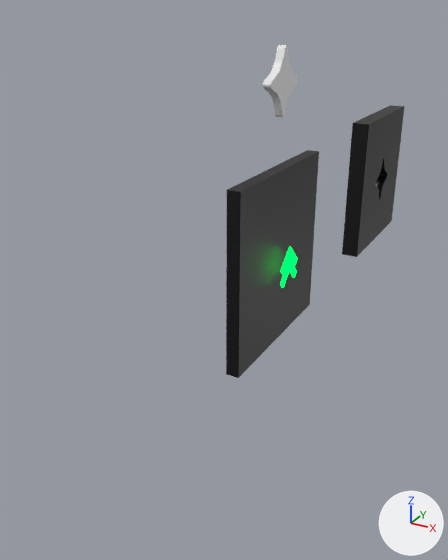
One commit to the Blender file assets/plasma_emojis.blend: the scene before it, then after it.
Camera for both pictures: a camera (50 mm lens) standing at (17.1, -38.7, 21.4) and looking at (-4.1, -0.3, 2.2). Arrows for +X, +Y and +Z are at lower right; the lights stay in place. The first picture is the older version.

The scene before the commit, as lines of its bpy script (objects in view):
```python
mat_material_007 = emission_material('Material.007')
mat_material_007.base_color = (0.0, 1.0, 0.0792)  # green #00ff50
mat_material_007.strength = 2.492
me_cube_007 = bpy.data.meshes.new('Cube.007')
me_cube_007.from_pydata(...)  # 408 vertices, 208 faces; spans x -1.0..1.0, y -1.0..1.0, z -1.0..1.0
me_cube_007.materials.append(mat_material_004)  # black #000000
me_cube_008 = bpy.data.meshes.new('Cube.008')
me_cube_008.from_pydata(...)  # a box spanning x -1.0..1.0, y -1.0..1.0, z -1.0..1.0
me_cube_008.materials.append(mat_material_004)  # black #000000
me_cube_009 = bpy.data.meshes.new('Cube.009')
me_cube_009.from_pydata(...)  # 204 vertices, 106 faces; spans x -1.0..1.0, y -1.01..5.87, z -1.0..1.0
me_cube_009.materials.append(mat_material_007)  # green #00ff50
me_cube_011 = bpy.data.meshes.new('Cube.011')
me_cube_011.from_pydata(...)  # 204 vertices, 106 faces; spans x -1.0..1.0, y -1.01..5.87, z -1.0..1.0
me_cube_011.materials.append(mat_material_007)  # green #00ff50
ob_cube_001 = bpy.data.objects.new('Cube.001', me_cube_007)
ob_cube_001.location = (0.0, 25.0, 5.06)
ob_cube_001.scale = (0.776, 6.53, 6.53)
ob_cube_002 = bpy.data.objects.new('Cube.002', me_cube_008)
ob_cube_002.location = (0.0, 0.0, 4.79)
ob_cube_002.scale = (0.477, 6.53, 6.53)
ob_cube_003 = bpy.data.objects.new('Cube.003', me_cube_009)
ob_cube_003.location = (1.14, -0.54, 4.9)
ob_cube_003.rotation_euler = (-0.785, 0.0, 0.0)  # degrees (-45, 0, 0)
ob_cube_003.scale = (0.0636, 0.292, 1.0)
ob_cube_004 = bpy.data.objects.new('Cube.004', me_cube_011)
ob_cube_004.location = (1.14, -0.54, 3.9)
ob_cube_004.rotation_euler = (-0.785, 0.0, 0.0)  # degrees (-45, 0, 0)
ob_cube_004.scale = (0.0636, 0.292, 1.0)
# also in view: 'Cube' at (0.0, 0.0, 17.0)
```
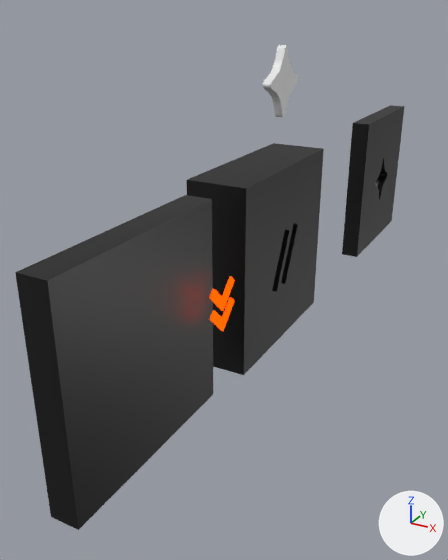
Where the change shows, as pixel boxes [x1, y1, x2, y2] in the pictures (448 x 560 px):
'Cube.008', added (black)
    after: [15, 195, 213, 530]
'Cube.002', reshaped, moved, rescaled (48% wider)
    before: [226, 150, 319, 378]
    after: [186, 143, 324, 375]
'Cube.003', recoloured, moved, turned
    before: [280, 246, 298, 275]
    after: [210, 297, 234, 331]
'Cube.004', recoloured, moved, turned
    before: [280, 260, 297, 288]
    after: [209, 276, 235, 311]
part 1 of me_cube_008, built on
    before: [239, 152, 319, 377]
    after: [244, 149, 324, 374]

Patch to the scene script:
```diff
--- a/assets/plasma_emojis.blend.py
+++ b/assets/plasma_emojis.blend.py
@@ mat_material_007 @@
 mat_material_007 = emission_material('Material.007')
-mat_material_007.base_color = (0.0, 1.0, 0.0792)  # green #00ff50
+mat_material_007.base_color = (1.0, 0.0594, 0.0)  # orange #ff4500
 mat_material_007.strength = 2.492
@@ mat_material_011 @@
+mat_material_011 = principled_material('Material.011')
+mat_material_011.base_color = (0.0, 0.0, 0.0)  # black #000000
+mat_material_011.roughness = 0.441
@@ me_cube_008 @@
 # used by ob_cube_002; location = (0.0, 0.0, 4.79); scale = (0.477, 6.53, 6.53)
-me_cube_008.from_pydata(...)  # 8 vertices, 6 faces; spans x -1.0..1.0, y -1.0..1.0, z -1.0..1.0
+me_cube_008.from_pydata(...)  # 26 vertices, 17 faces; spans x -1.0..1.0, y -1.0..1.0, z -1.0..1.0
+# me_cube_008 part 1
+# 1 face is deleted
+# 10 vertices are added at x 0.22..1.0, y -0.34..0.31, z -0.35..0.32
+# 8 new vertices lie (0.78, 0.0, 0.0) away from vertices in x 0.22, y -0.34..0.31, z -0.35..0.32
+# 2 new faces join them, mat_material_004 (black #000000)
+# 10 new faces join them
 me_cube_008.materials.append(mat_material_004)
@@ me_cube_029 @@
+me_cube_029.from_pydata(...)  # a box spanning x -1.0..1.0, y -1.0..1.0, z -1.0..1.0
+me_cube_029.materials.append(mat_material_011)  # black #000000
@@ ob_cube_002 @@
 ob_cube_002 = bpy.data.objects.new('Cube.002', me_cube_008)
-ob_cube_002.location = (0.0, 0.0, 4.79)
-ob_cube_002.scale = (0.477, 6.53, 6.53)
+ob_cube_002.location = (-1.32, 0.14, 5.01)
+ob_cube_002.scale = (2.1, 6.53, 6.53)
@@ ob_cube_003 @@
 ob_cube_003 = bpy.data.objects.new('Cube.003', me_cube_009)
-ob_cube_003.location = (1.14, -0.54, 4.9)
-ob_cube_003.rotation_euler = (-0.785, 0.0, 0.0)  # degrees (-45, 0, 0)
+ob_cube_003.location = (1.14, -9.49, 4.61)
+ob_cube_003.rotation_euler = (2.356, 0.0, 0.0)  # degrees (135, 0, 0)
 ob_cube_003.scale = (0.0636, 0.292, 1.0)
@@ ob_cube_004 @@
 ob_cube_004 = bpy.data.objects.new('Cube.004', me_cube_011)
-ob_cube_004.location = (1.14, -0.54, 3.9)
-ob_cube_004.rotation_euler = (-0.785, 0.0, 0.0)  # degrees (-45, 0, 0)
+ob_cube_004.location = (1.14, -9.49, 5.97)
+ob_cube_004.rotation_euler = (2.356, 0.0, 0.0)  # degrees (135, 0, 0)
 ob_cube_004.scale = (0.0636, 0.292, 1.0)
@@ ob_cube_008 @@
+ob_cube_008 = bpy.data.objects.new('Cube.008', me_cube_029)
+ob_cube_008.location = (-0.77, -15.86, 5.01)
+ob_cube_008.scale = (0.875, 6.53, 6.53)
```
